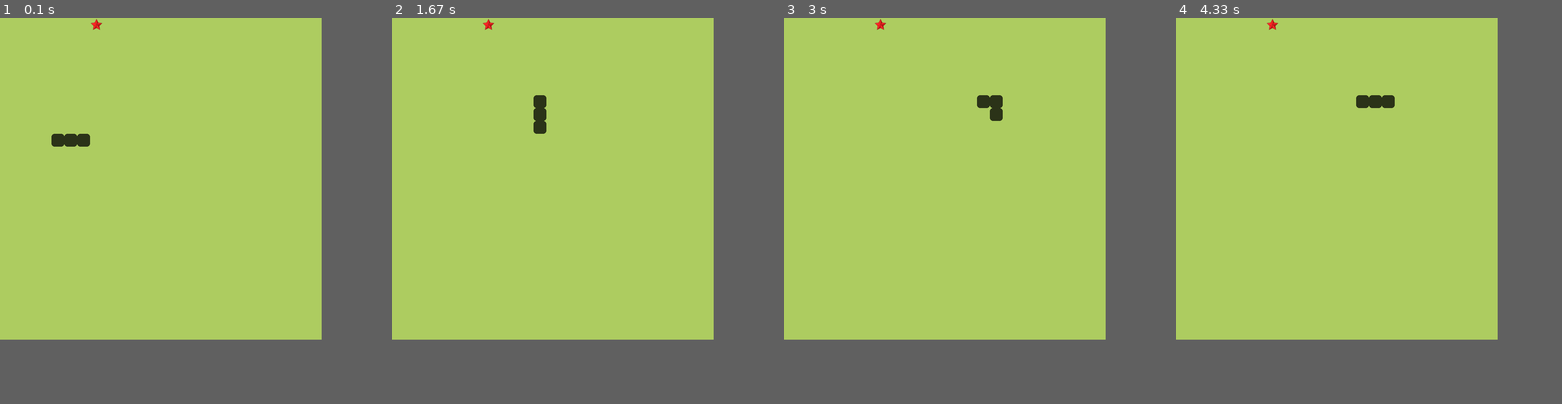
Above: before the commit, frames 1-4 (left to right).
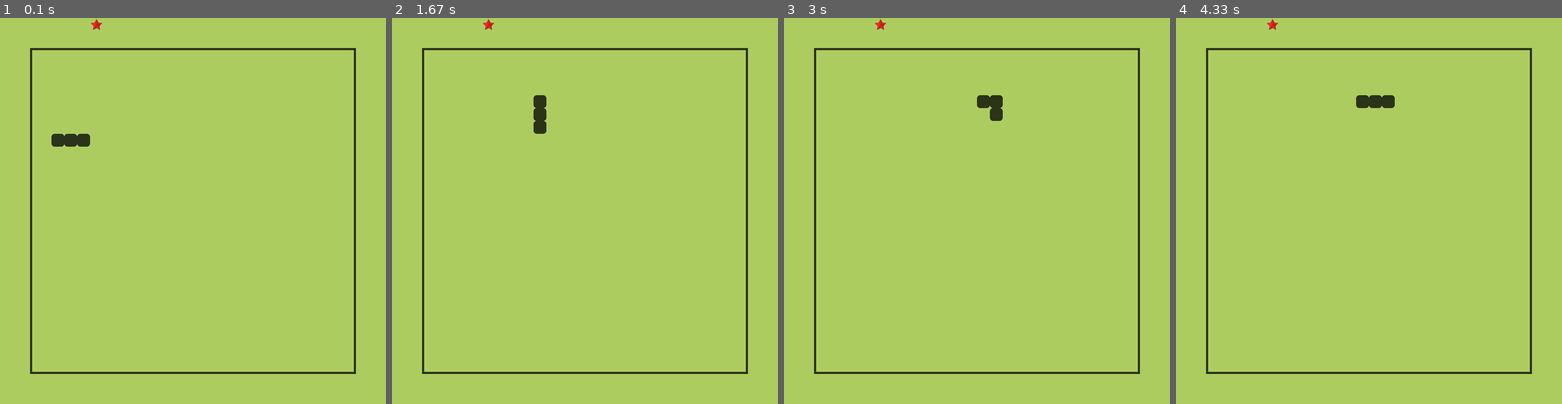
Above: after the commit, the same moments.

Repository: manashchak/mcb-RAW
Game: pygame game, started from Ai Projects/RL_Snake/PyGame_Snake.py
The game is run twice, just before and just after one commit, with the same random seed, the same clock (stepped at 60 frames per second) and the same inputs.
Inputs:
- Up to frame 1 (0.1 s): no input
- Up to frame 2 (1.67 s): tap Enter at 0.33 s; hold Up 1.17-1.63 s
- Up to frame 3 (3 s): hold Right 1.67-2.13 s; hold Left 2.17-2.7 s; hold Down from 2.73 s (still down)
- Up to frame 4 (4.33 s): release Down at 3.03 s; hold Left 3.07-3.47 s; hold Up 3.5-3.87 s; hold Right from 3.9 s (still down)
In our replay, the window is 750x750 before the commit and 900x900 after it. These sizes can differ from the game's own. Grey fills any space a smaller window leaves; there, only what the larger window draws over its background counts as a difference.

The runs differ from the first frame. In frame 1, 1.9% of the frame differs, in the area x 7-93%, y 7-93%; in frame 2, 1.9%; in frame 3, 1.9%; in frame 4, 1.9%.

Commit message:
PyGame_Snake.py: collisions

Diff:
--- a/Ai Projects/RL_Snake/PyGame_Snake.py
+++ b/Ai Projects/RL_Snake/PyGame_Snake.py
@@ -10,9 +10,9 @@
 DARK_GREEN = (43, 51, 24)
 
 class Food:
-    def __init__(self):
+    def __init__(self, snake_body):
         # self.position = Vector2(5,6) # Vector2 class of Pygame is usefull in this case. 6th column, 7th row.
-        self.position = self.generate_random_pos()
+        self.position = self.generate_random_pos(snake_body)
 
     def draw(self):
         #? Displace Surface: all the game objects are here. One per game
@@ -22,10 +22,17 @@
         # pg.draw.rect(screen, DARK_GREEN, food_rect ) # (surface, color, rect object)
         screen.blit(food_texture, food_rect.topleft) # (surface, rect object)
 
-    def generate_random_pos(self):
+    def generate_random_cell(self):
         x = random.randint(0, number_of_cells-1)
         y = random.randint(0, number_of_cells-1)
         position = Vector2(x,y)
+        return position
+
+    def generate_random_pos(self, snake_body):
+        position = self.generate_random_cell()
+        #? make sure the generated food location is not coinciding with snake_body location
+        while position in snake_body:
+            position = self.generate_random_cell()
         return position
 
 class Snake:
@@ -33,6 +40,7 @@
         #? snake body = [ head, [tail] ]
         self.body = [Vector2(6,9), Vector2(5,9), Vector2(4,9)]
         self.direction = Vector2(1,0) # to move to the right
+        self.add_segment = False
 
     def draw(self):
         for segment in self.body:
@@ -40,30 +48,61 @@
             pg.draw.rect(screen, DARK_GREEN, segment_rect, 0, 7) # (surface, color, rect object, <filled with color>, <border>)
 
     def update(self):
-        self.body = self.body[:-1] # removed one from the tail
-        self.body.insert(0, self.body[0]+self.direction) # at 0th index add direction to the head.
+        self.body.insert(0, self.body[0]+self.direction) # increase the snake body in it's head direction. at 0th index add direction to the head.
+        if self.add_segment == True:
+            self.add_segment = False
+        else:
+            self.body = self.body[:-1] # removed one from the tail.
+
+    def reset(self):
+        self.body = [Vector2(6,9), Vector2(5,9), Vector2(4,9)]
 
 class Game:
     def __init__(self):
         self.snake = Snake()
-        self.food  = Food()
+        self.food  = Food(self.snake.body)
+        self.state = "RUNNING"
 
     def draw(self):
         self.food.draw()
         self.snake.draw()
 
     def update(self):
-        self.snake.update()
+        if self.state == "RUNNING":
+            self.snake.update()
+            self.check_collision_with_food()
+            self.check_collision_with_edges()
+            self.check_collision_with_tail()
 
     def check_collision_with_food(self):
         if self.snake.body[0] == self.food.position:
-            print("Eating Food")
+            self.food.position = self.food.generate_random_pos(self.snake.body)
+            self.snake.add_segment = True
 
+    def check_collision_with_edges(self):
+        if self.snake.body[0].x == number_of_cells or self.snake.body[0].x == -1: # snake passed the right edge or left edge
+            self.game_over()
+        if self.snake.body[0].y == number_of_cells or self.snake.body[0].y == -1: # snake passed the bottom or top
+            self.game_over()
+
+    def check_collision_with_tail(self):
+        headless_body = self.snake.body[1:]
+        if self.snake.body[0] in headless_body:
+            self.game_over()
+
+    def game_over(self):
+        print("Game Over")
+        self.snake.reset()
+        self.food.generate_random_pos(self.snake.body)
+        self.state = "STOPPED"
 
 #* Canvas
 cell_size = 30
 number_of_cells = 25
-screen = pg.display.set_mode((cell_size*number_of_cells, cell_size*number_of_cells)) # origin-> top-left.
+OFFSET = 75
+OFFSET_BORDER = 5
+
+screen = pg.display.set_mode((2*OFFSET + cell_size*number_of_cells, 2*OFFSET + cell_size*number_of_cells)) # origin-> top-left.
 pg.display.set_caption("Retro Snake")
 
 clock = pg.time.Clock()
@@ -94,6 +133,9 @@
 
         #? Make sure snake doesn't turn 180 degree !
         if event.type == pg.KEYDOWN:
+            if game.state == "STOPPED":
+                game.state = "RUNNING"
+
             if event.key == pg.K_UP and game.snake.direction != Vector2(0,1): #? if key=UP and snake is not moving downwards.
                 game.snake.direction = Vector2(0, -1) # move up
             if event.key == pg.K_DOWN and game.snake.direction != Vector2(0,-1): #? if key=DOWN and snake is not moving downwards.
@@ -105,6 +147,7 @@
 
     # Drawing
     screen.fill(GREEN)  # Fill the display surface.
+    pg.draw.rect(screen, DARK_GREEN, (OFFSET-5, OFFSET-5, cell_size*number_of_cells+10, cell_size*number_of_cells+10), 5) # (surface, color, rect, border_size)
     game.draw()
 
     pg.display.update() # takes all the changes and draws updates
